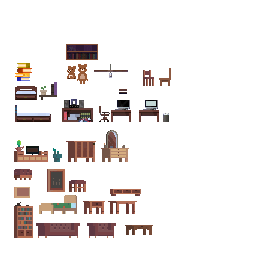
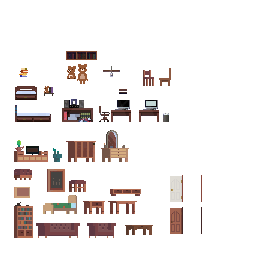
Before/after of a (256, 256) layered artwork. What changed in the layer stack:
added layer "레이어 43" (1st of 4) above "레이어 43" over [201, 175, 202, 202]
added layer "레이어 43" (2nd of 4) above "레이어 43" over [170, 175, 183, 202]
added layer "레이어 43" (3rd of 4) above "레이어 43" over [201, 207, 202, 234]
added layer "레이어 43" (4th of 4) above "레이어 37" over [170, 207, 183, 234]
painted on "레이어 37" over [39, 195, 73, 214]
painted on "레이어 7" over [94, 64, 128, 78]
painted on "레이어 19" over [66, 44, 98, 60]
painted on "레이어 14" over [39, 82, 57, 100]
painted on "레이어 42" over [15, 63, 32, 81]
